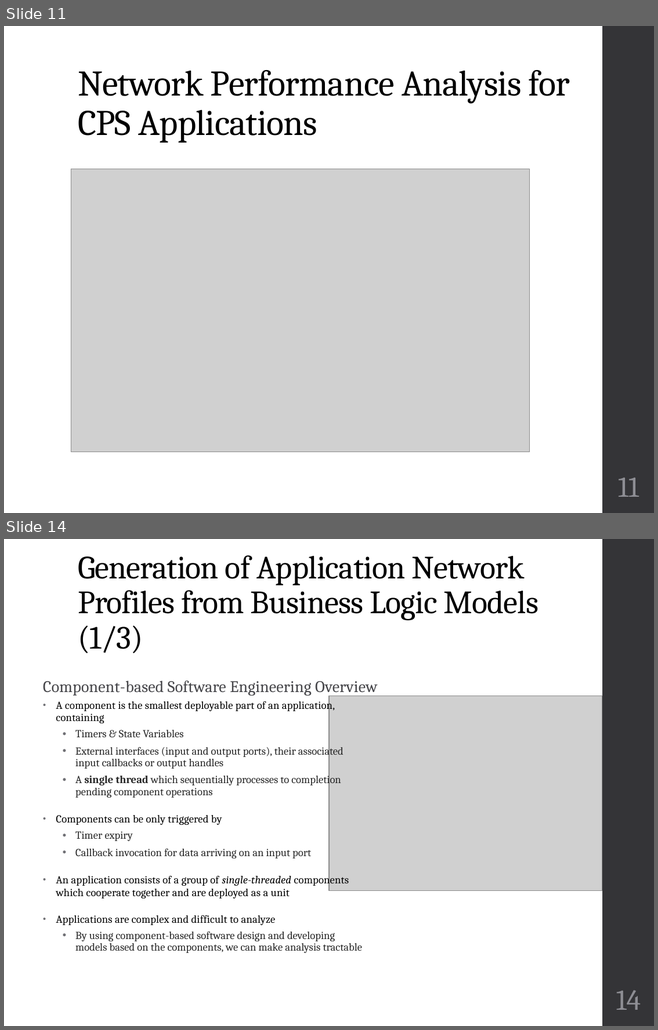
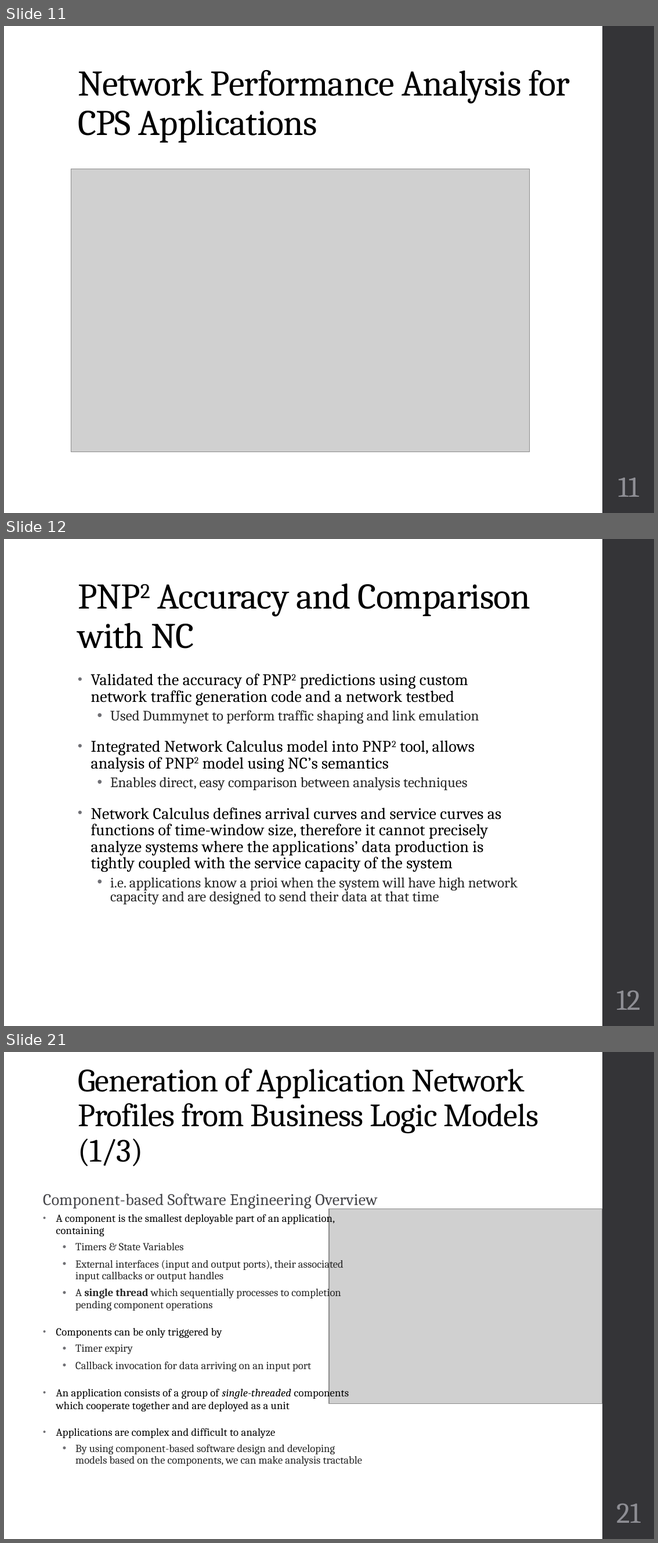
Before and after one commit to finger563/cbsat, a slide deck: thesis/Defense.pptx. Shown one above the other, each under a label of ours: slides 11 and 14 before the commit, slides 11, 12 and 21 after it; the slides between them are not shown. The pictures are 658x1030 and 658x1543 pixels, drawn with LibreOffice and Linux fonts; fonts in the diff are those of the drawing; grey boxes stand for pictures. Boxes give left, top, right and bottom in pixels: in the first picture for what was removed or moved away, otherwise in the second. Text is boxed around its words. In the diff, an @@ line names an element or a change of style, - is before the commit and + after.

```diff
--- a/thesis/Defense.pptx
+++ b/thesis/Defense.pptx
@@ slide 12 added at bbox=[4, 539, 654, 1026], background #FFFFFF; not listed: 1 template element that a slide beside it also shows @@
@@ title added at bbox=[78, 583, 531, 649], 40 pt, text #000000 @@
+PNP2 Accuracy and Comparison with NC
@@ text added at bbox=[91, 674, 517, 904], 18 pt, text #000000 @@
+• Validated the accuracy of PNP2 predictions using custom network traffic generation code and a network testbed
+  • Used Dummynet to perform traffic shaping and link emulation
+• Integrated Network Calculus model into PNP2 tool, allows analysis of PNP2 model using NC’s semantics
+  • Enables direct, easy comparison between analysis techniques
+• Network Calculus defines arrival curves and service curves as functions of time-window size, therefore it cannot precisely analyze systems where the applications’ data production is tightly coupled with the service capacity of the system
+  • i.e. applications know a prioi when the system will have high network capacity and are designed to send their data at that time
@@ page number added at bbox=[616, 991, 640, 1010], 32 pt, text #8E8E94 @@
+12
@@ what was slide 14 is now slide 21 @@
@@ page number at bbox=[616, 1504, 640, 1523]: text changed @@
-14
+21
```
Also in this commit, not shown: 5 slides changed, 6 other slides added.
